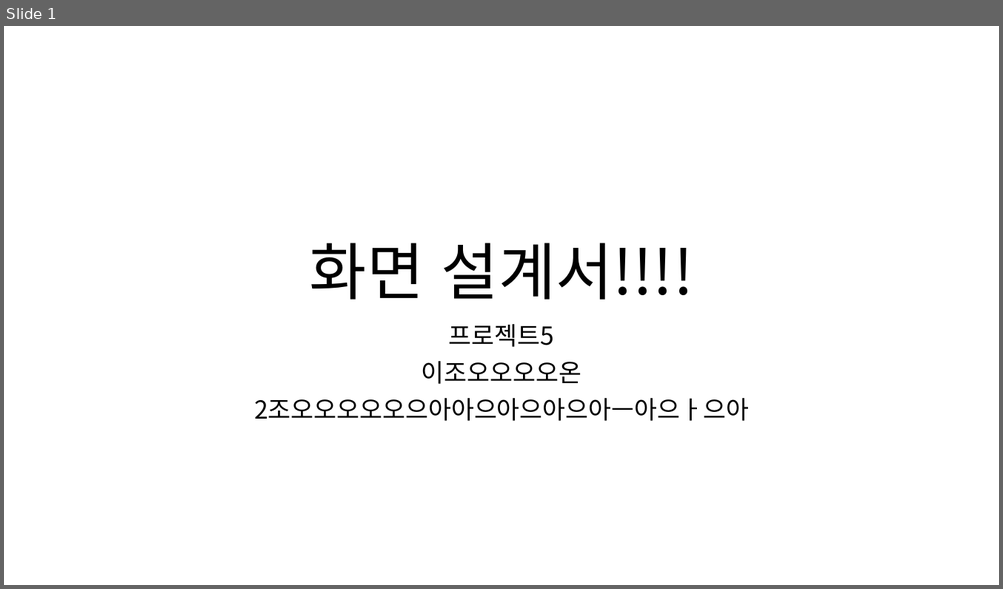
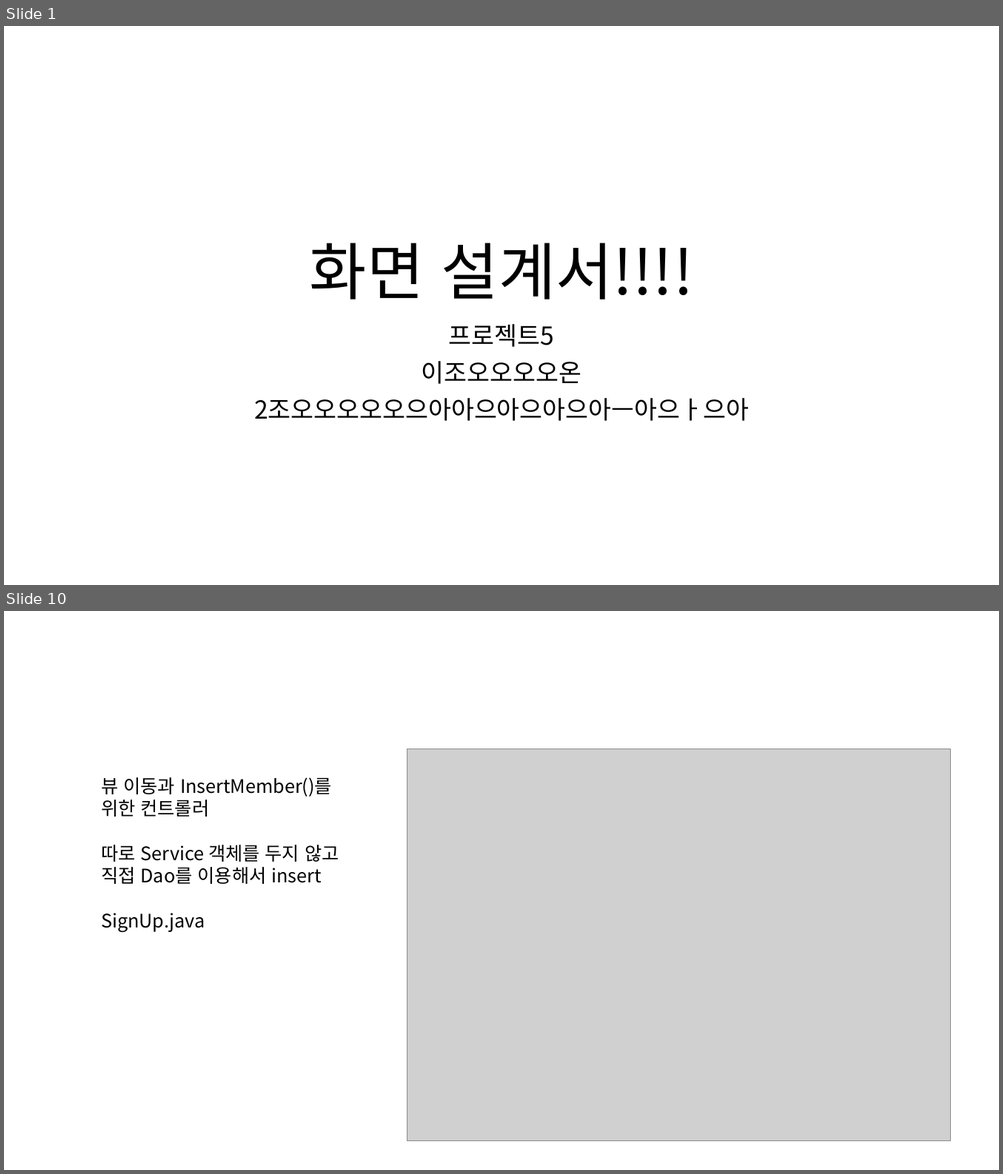
Before and after one commit to ezenteam2/e-Zone, a slide deck: 0 발표용 파워포인트/0417 3차발표/0417 project05 - 파워포인트 - 형준.pptx. Shown one above the other, each under a label of ours: slide 1 before the commit, slides 1 and 10 after it; the slides between them are not shown. The pictures are 1003x589 and 1003x1174 pixels, drawn with LibreOffice and Linux fonts; fonts in the diff are those of the drawing; grey boxes stand for pictures. Boxes give left, top, right and bottom in pixels: in the first picture for what was removed or moved away, otherwise in the second. Text is boxed around its words. In the diff, an @@ line names an element or a change of style, - is before the commit and + after.

```diff
--- a/0 발표용 파워포인트/0417 3차발표/0417 project05 - 파워포인트 - 형준.pptx
+++ b/0 발표용 파워포인트/0417 3차발표/0417 project05 - 파워포인트 - 형준.pptx
@@ slide 10 added at (4, 611, 999, 1170), background #FFFFFF @@
@@ picture added at (407, 749, 950, 1142) @@
@@ text added at (101, 777, 338, 932), 18 pt, text #000000 @@
+뷰 이동과 InsertMember()를 위한 컨트롤러
+따로 Service 객체를 두지 않고 직접 Dao를 이용해서 insert
+SignUp.java
```
Also in this commit, not shown: 13 other slides added, 1 other file.
